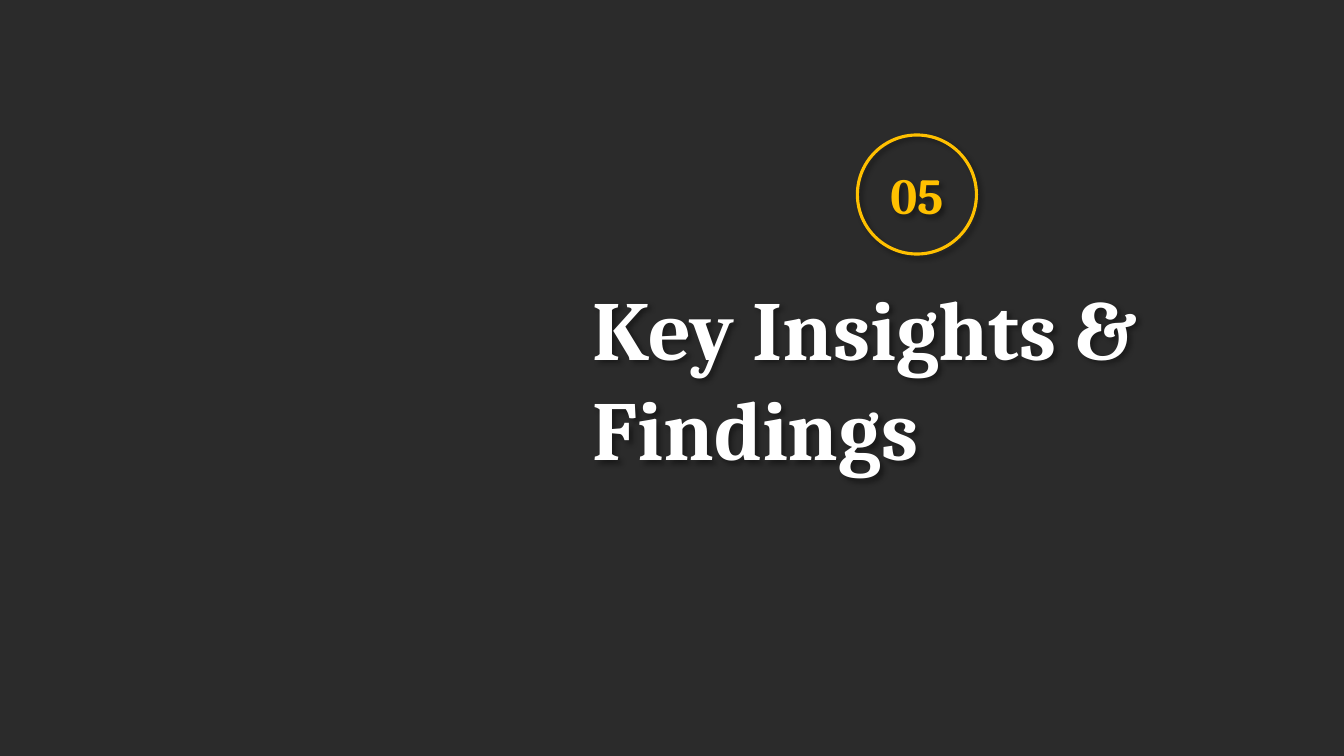
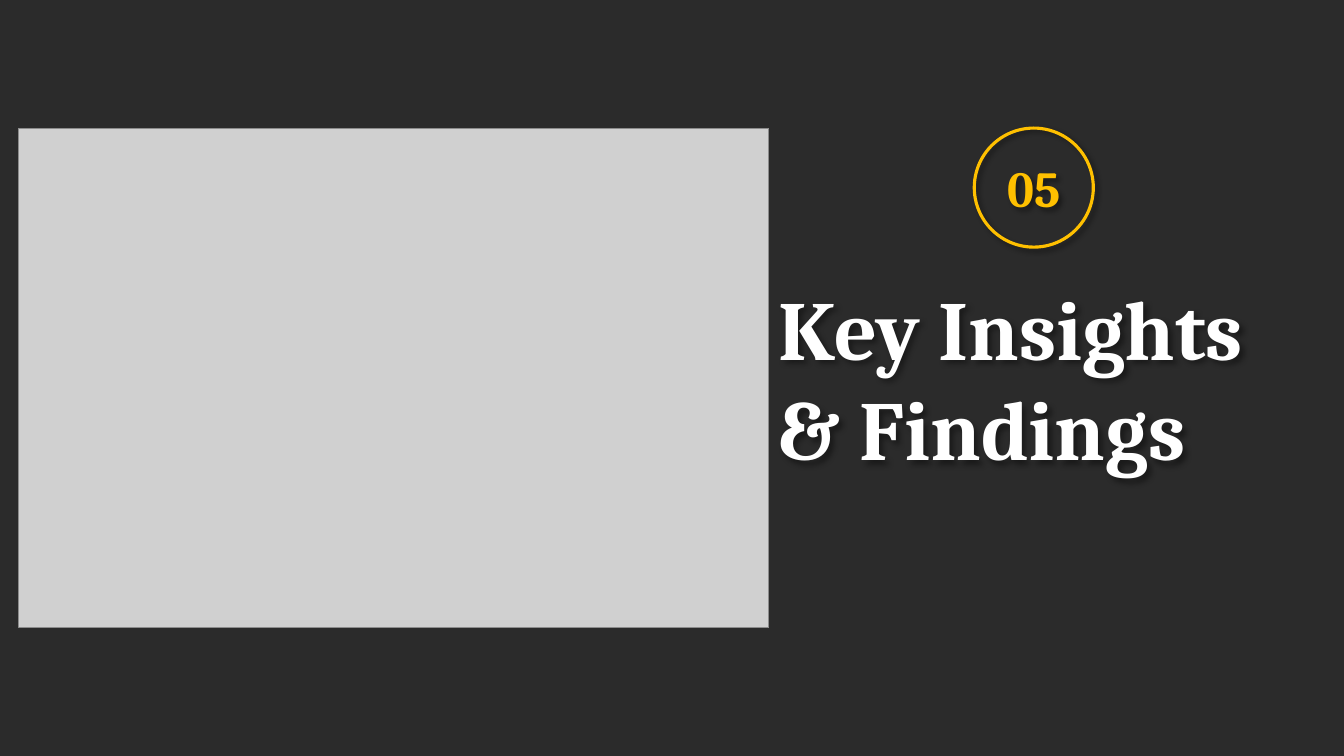
Before and after one commit to prafullwahatule/BI-Amazon-Sale-Report, a slide deck: slide 23 of Report/Amazon Sales Report.pptx. Drawn at 1344x756 pixels with LibreOffice and Linux fonts; fonts in the diff are those of the drawing; grey boxes stand for pictures; background and template pictures are left out; a plain dark background stands for a picture behind light text. Boxes give left, top, right and bottom in pixels: in the first picture for what was removed or moved away, otherwise in the second. Text is boxed around its words. In the diff, an @@ line names an element or a change of style, - is before the commit and + after.

```diff
--- a/Report/Amazon Sales Report.pptx
+++ b/Report/Amazon Sales Report.pptx
@@ picture added at [19, 128, 769, 628] @@
@@ ellipse "05": place and size @@
-ellipse "05" at [858, 135, 977, 254]
+ellipse "05" at [975, 128, 1094, 247]
@@ text "Key Insights & Findings": place and size @@
-text "Key Insights & Findings" at [593, 301, 1056, 479]
+text "Key Insights & Findings" at [779, 301, 1243, 479]
```
Also in this commit, not shown: 11 other slides changed, 1 other file.
